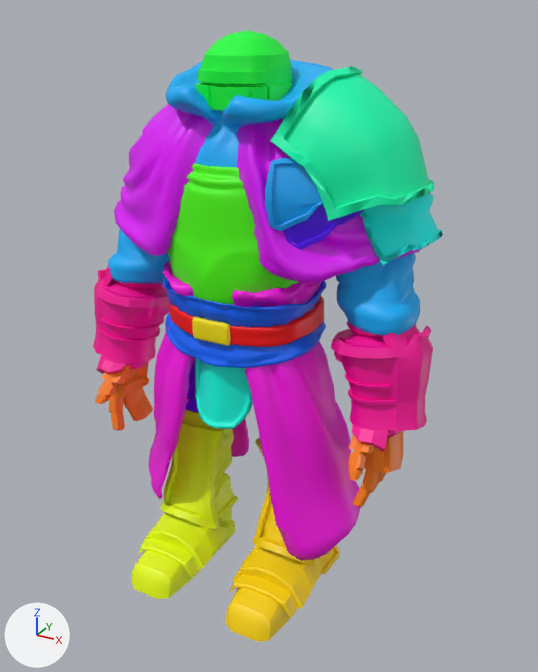
Two versions of the FBX model Import/Soldier_v2/SM_Soldier_Reference.fbx, one commit apart.
Rendered twice from a 50 mm camera at (1.31, -2.25, 2.12) aimed at (0.09, -0.04, 1.01). The axes (+X, +Y, +Z) are drawn at lower left. The lights are the same throughout. Where no turn or scale is listed for an object, it has been applied to the vertices. Vertices at the same position are counted once.

Objects in the first picture: 'Soldier_Reference'.
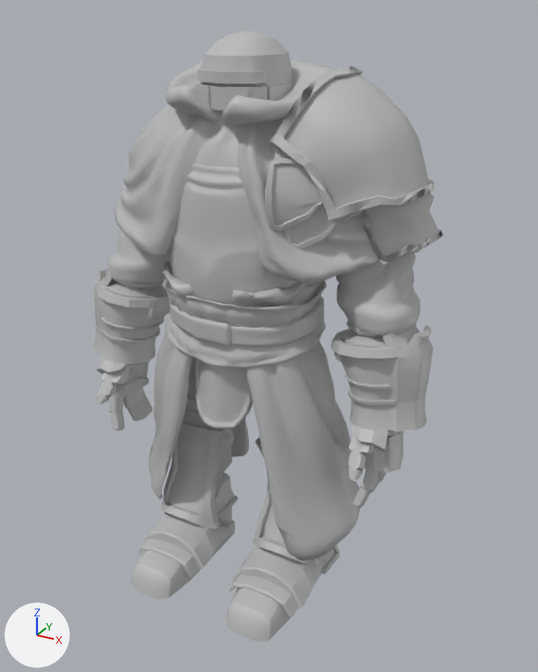
Where the change shows, as pixel boxes [x1, y1, x2, y2] in the pictures (538 x 672 px):
part 1 of me_mesh, recoloured (red to grey): [169, 295, 324, 347] in both
part 2 of me_mesh, recoloured (yellow to grey): [192, 317, 230, 346] in both
part 3 of me_mesh, recoloured (cyan to grey): [195, 358, 253, 429] in both
part 4 of me_mesh, recoloured (green to grey): [167, 163, 298, 305] in both
part 5 of me_mesh, recoloured (blue to grey): [108, 60, 420, 336] in both
part 6 of me_mesh, recoloured (purple to grey): [186, 361, 199, 413] in both
part 7 of me_mesh, recoloured (purple to grey): [114, 104, 421, 283] in both
part 8 of me_mesh, recoloured (blue to grey): [163, 279, 327, 368] in both
part 9 of me_mesh, recoloured (pink to grey): [149, 261, 360, 561] in both
part 10 of me_mesh, recoloured (pink to grey): [93, 266, 433, 452] in both
part 11 of me_mesh, recoloured (orange to grey): [95, 361, 403, 508] in both
part 12 of me_mesh, recoloured (yellow to grey): [225, 437, 340, 642] in both
part 13 of me_mesh, recoloured (yellow to grey): [131, 410, 238, 599] in both
part 14 of me_mesh, recoloured (green to grey): [195, 30, 292, 110] in both
part 15 of me_mesh, recoloured (green to grey): [270, 66, 434, 221] in both
part 16 of me_mesh, recoloured (cyan to grey): [360, 193, 443, 266] in both
part 17 of me_mesh, recoloured (blue to grey): [265, 158, 323, 231] in both
part 18 of me_mesh, recoloured (blue to grey): [284, 205, 363, 250] in both

Edits to the bpy script that builds the scene:
```text
Add mat_main:
    mat_main = principled_material('Main')
    mat_main.base_color = (0.5, 0.5, 0.5)  # grey #bcbcbc
Change me_mesh:
    where me_mesh.from_pydata(...)  # 17515 vertices, 34452 faces; spans x -0.73..0.71, y -0.48..0.32, z 0.0..2.05
    used by ob_soldier_reference; location = (0.0, 0.0, 0.0)
    me_mesh part 1: all 1140 faces that had it switch from mat_m_belt (red #ff0000) to mat_main (grey #bcbcbc)
    me_mesh part 2: all 254 faces that had it switch from mat_m_buckle (yellow #ffe800) to mat_main (grey #bcbcbc)
    me_mesh part 3: all 1008 faces that had it switch from mat_m_groin_plate (cyan #00ffe2) to mat_main (grey #bcbcbc)
    me_mesh part 4: all 2931 faces that had it switch from mat_m_chest_armor (green #4fff00) to mat_main (grey #bcbcbc)
    me_mesh part 5: all 3422 faces that had it switch from mat_m_jacket (blue #00b2ff) to mat_main (grey #bcbcbc)
    me_mesh part 6: all 2512 faces that had it switch from mat_m_pants (purple #6800ff) to mat_main (grey #bcbcbc)
    me_mesh part 7: all 5796 faces that had it switch from mat_m_shawl (pink #e400ff) to mat_main (grey #bcbcbc)
    me_mesh part 8: all 3202 faces that had it switch from mat_m_waist_wrap (blue #0066ff) to mat_main (grey #bcbcbc)
    me_mesh part 9: all 3685 faces that had it switch from mat_m_waist_cloth (pink #ff00e7) to mat_main (grey #bcbcbc)
    me_mesh part 10: all 2028 faces that had it switch from mat_m_l_wrist (pink #ff009b) to mat_main (grey #bcbcbc)
    me_mesh part 11: all 2612 faces that had it switch from mat_m_hands (orange #ff7e00) to mat_main (grey #bcbcbc)
    me_mesh part 12: all 1648 faces that had it switch from mat_m_l_foot (yellow #ffd700) to mat_main (grey #bcbcbc)
    me_mesh part 13: all 1648 faces that had it switch from mat_m_r_foot (yellow #e9ff00) to mat_main (grey #bcbcbc)
    me_mesh part 14: all 640 faces that had it switch from mat_m_helmet (green #00ff3a) to mat_main (grey #bcbcbc)
    me_mesh part 15: all 636 faces that had it switch from mat_m_shoulder_top (green #00ffb4) to mat_main (grey #bcbcbc)
    me_mesh part 16: all 494 faces that had it switch from mat_m_shoulder_upparm (cyan #00fff9) to mat_main (grey #bcbcbc)
    me_mesh part 17: all 398 faces that had it switch from mat_m_shoulder_small_01 (blue #00aaff) to mat_main (grey #bcbcbc)
    me_mesh part 18: all 398 faces that had it switch from mat_m_shoulder_small_02 (purple #5600ff) to mat_main (grey #bcbcbc)
```
